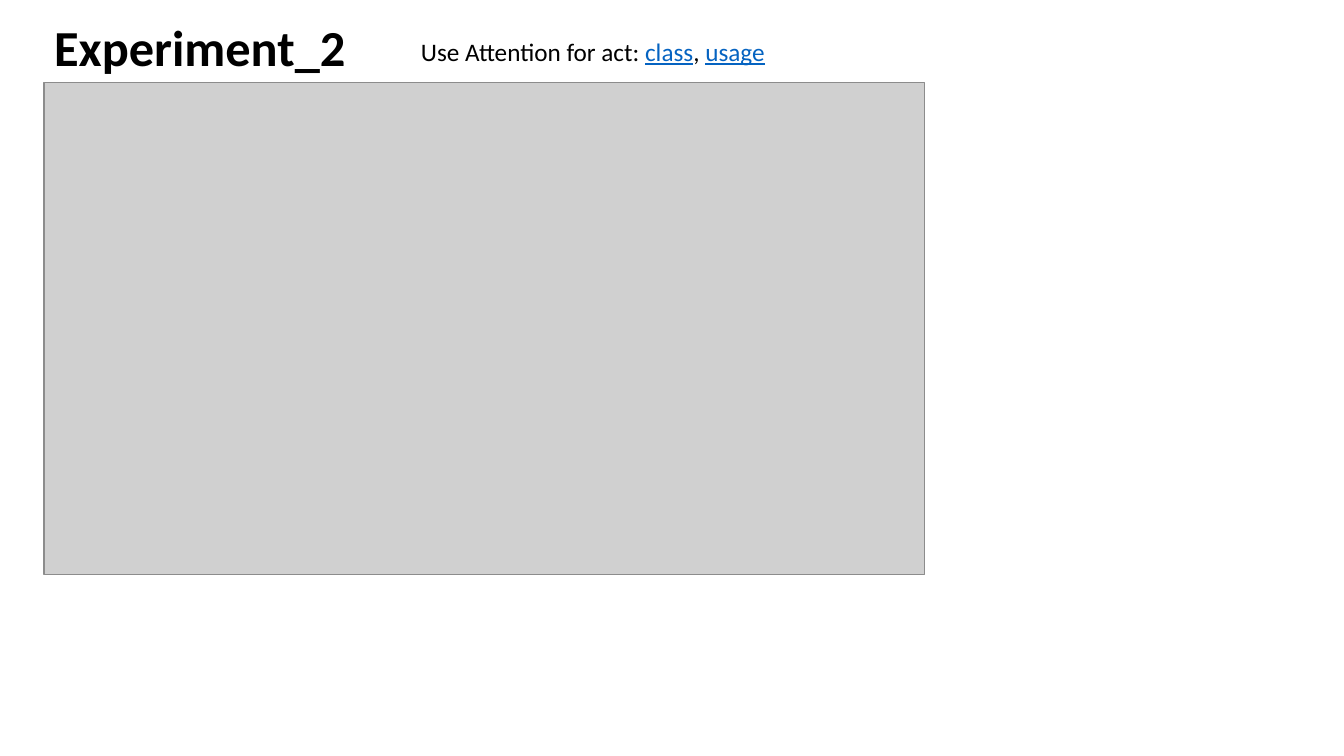
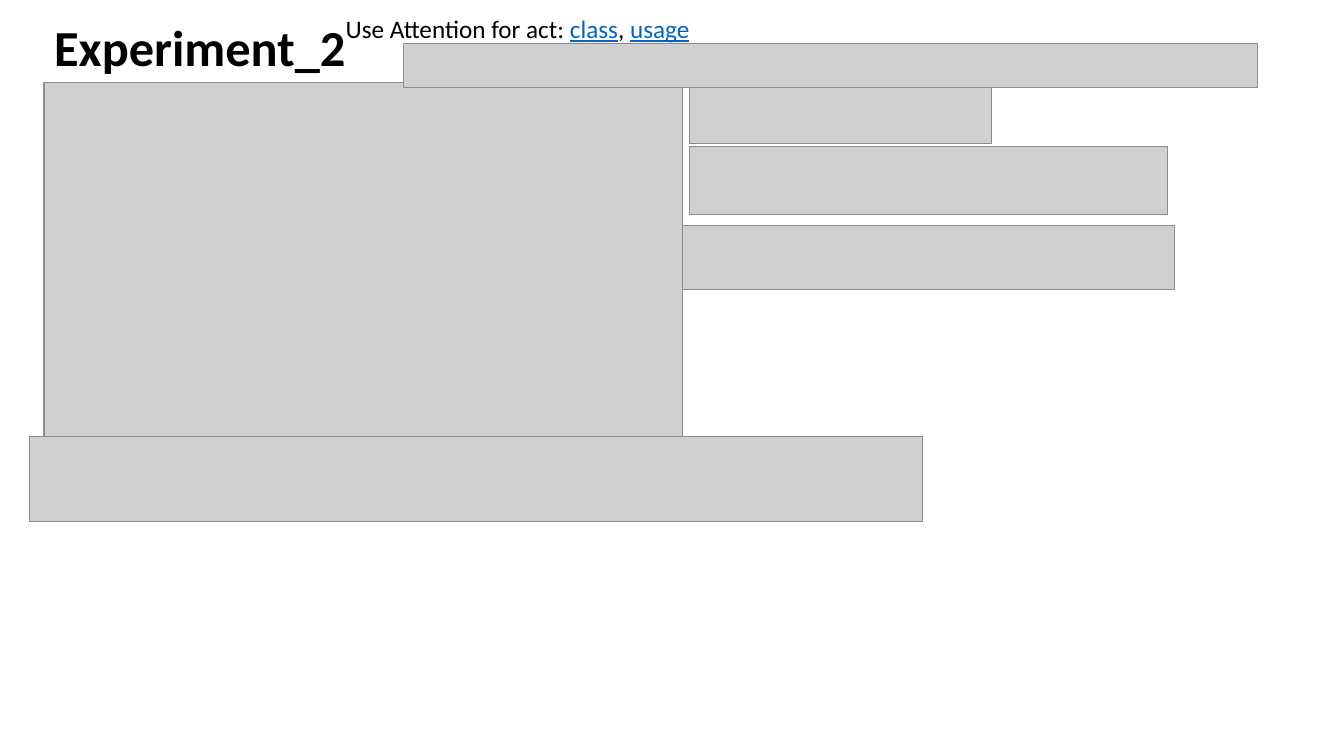
Before and after one commit to guptam/process-sequence, a slide deck: slide 16 of report.pptx. Drawn at 1344x756 pixels with LibreOffice and Linux fonts; fonts in the diff are those of the drawing; grey boxes stand for pictures. Boxes give left, top, right and bottom in pixels: in the first picture for what was removed or moved away, otherwise in the second. Text is boxed around its words. In the diff, an @@ line names an element or a change of style, - is before the commit and + after.

Commit message:
added result of experiment 2

```diff
--- a/report.pptx
+++ b/report.pptx
@@ text "Use Attention for act: class, ...": place and size @@
-text "Use Attention for act: class, ..." at <box>421,43,764,66</box>
+text "Use Attention for act: class, ..." at <box>346,20,689,45</box>
@@ picture added at <box>404,44,1258,88</box> @@
@@ picture: place and size @@
-picture at <box>44,83,926,575</box>
+picture at <box>44,83,683,440</box>
@@ picture added at <box>690,84,992,144</box> @@
@@ picture added at <box>690,146,1168,215</box> @@
@@ picture added at <box>683,226,1175,289</box> @@
@@ picture added at <box>30,437,924,521</box> @@
```
Also in this commit, not shown: 1 other slide changed, 2 other files.
